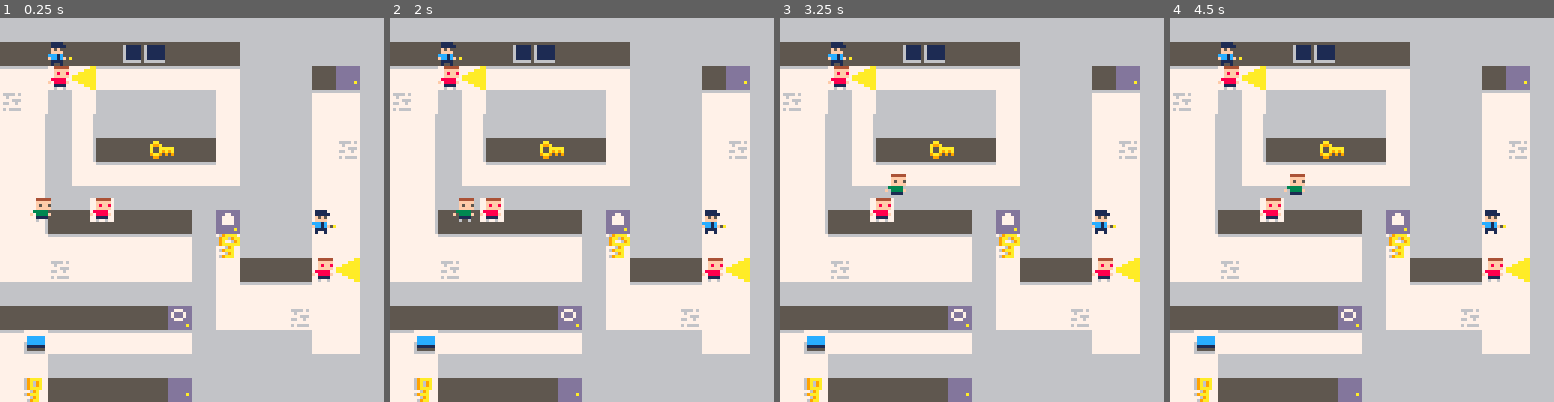
Above: before the commit, frames 1-4 (left to right).
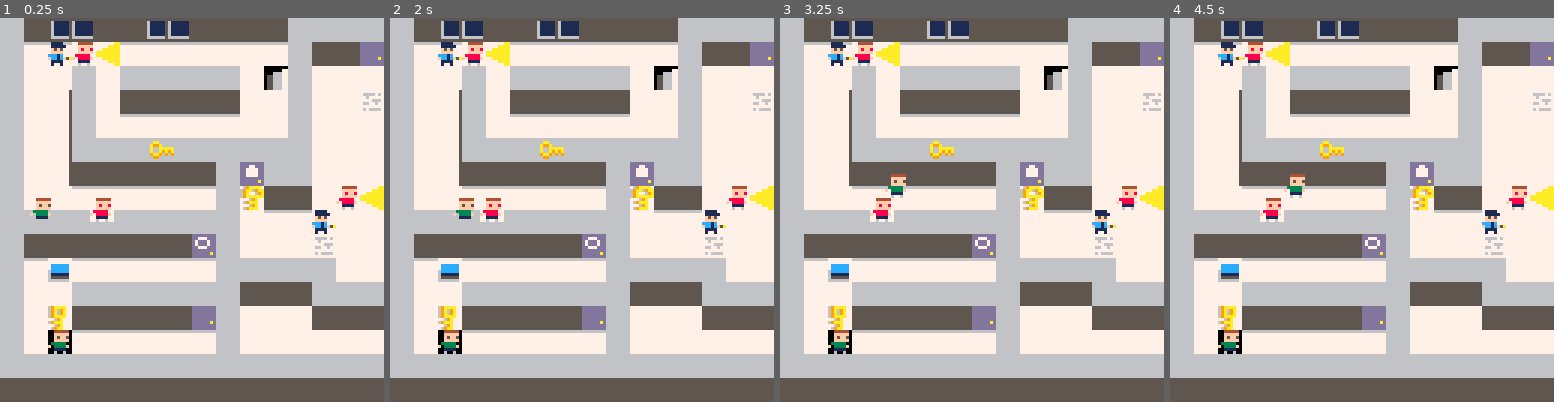
Above: after the commit, the same moments.

Repository: HuskyGameDev/2020f-team7
Game: PICO-8 cartridge shoebox.p8
Two runs of this game, one before a commit and one after it. Both use one fixed random seed, a clock stepped at 60 frames per second and the inputs below.
Inputs:
- Up to frame 1 (0.25 s): no input
- Up to frame 2 (2 s): tap X (X key) at 0.33, 1.07, 1.85 s; tap O (Z key) at 0.7, 1.7 s; hold Right from 1.6 s (still down)
- Up to frame 3 (3.25 s): release Right at 2.1 s; tap O (Z key) at 2.1, 2.5, 2.9 s; hold Up 2.15-2.42 s; hold Right 2.47-3.03 s; tap X (X key) at 2.97 s; hold Left from 3.08 s (still down)
- Up to frame 4 (4.5 s): tap O (Z key) at 3.3, 3.7, 4.1 s; release Left at 3.58 s; hold Down 3.63-3.97 s; hold Right from 4.02 s (still down); tap X (X key) at 4.08 s

The runs differ from the first frame. In frame 1, 64% of the frame differs, in the area x 0-100%, y 0-100%; in frame 2, 64%; in frame 3, 64%; in frame 4, 64%.

Commit message:
Fixed some issues with shadows.

Diff:
--- a/shoebox.p8
+++ b/shoebox.p8
@@ -250,22 +250,22 @@
 00000000000000000000000000000000000000000000000000000000000000000000000000000000ddddddddddd7dddddddddddddddddddddddddddd00000000
 00000000000000000000000000000000000000000000000000000000000000000000000000000000ddddddadddddddadddddddadddddddadddddddad00000000
 00000000000000000000000000000000000000000000000000000000000000000000000000000000dddddddddddddddddddddddddddddddddddddddd00000000
-00000000000000000000000000000000777777766666666655555555555555555555555500000000dddddd00dddddd00dddddd00dddddd00dddddd0000000000
-00000000000000000000000000000000777777766666666655555555561111156111111500000000d7777d00dd7ddd00d777dd00dd77dd00d7777d0000000000
-00000000000000000000000000000000777777766666666655555555561111156111111500000000d7dd7d00d7d7dd007ddd7d00d7777d0077dd770000000000
-00000000000000000000000000000000777777766666666655555555561111156111111500000000d7dd7d007ddd7d007ddd7d00d7777d007dddd70000000000
-00000000000000000000000000000000777777766666666655555555561111156111111500000000d7777d00d7d7dd00d777dd00d7777d007777770000000000
-00000000000000000000000000000000777777766666666655555555561111156111111500000000dddddd00dd7ddd00dddddd00dddddd00dddddd0000000000
-00000000000000000000000000000000777777766666666655555555566666656666666500000000ddddda00ddddda00ddddda00ddddda00ddddda0000000000
-00000000000000000000000000000000777777766666666655555555555555555555555500000000dddddd00dddddd00dddddd00dddddd00dddddd0000000000
+00000000000000000000000000000000777777756666666655555555555555555555555500000000dddddd00dddddd00dddddd00dddddd00dddddd0000000000
+00000000000000000000000000000000777777756666666655555555561111156111111500000000d7777d00dd7ddd00d777dd00dd77dd00d7777d0000000000
+00000000000000000000000000000000777777756666666655555555561111156111111500000000d7dd7d00d7d7dd007ddd7d00d7777d0077dd770000000000
+00000000000000000000000000000000777777756666666655555555561111156111111500000000d7dd7d007ddd7d007ddd7d00d7777d007dddd70000000000
+00000000000000000000000000000000777777756666666655555555561111156111111500000000d7777d00d7d7dd00d777dd00d7777d007777770000000000
+00000000000000000000000000000000777777756666666655555555561111156111111500000000dddddd00dd7ddd00dddddd00dddddd00dddddd0000000000
+00000000000000000000000000000000777777756666666655555555566666656666666500000000ddddda00ddddda00ddddda00ddddda00ddddda0000000000
+00000000000000000000000000000000777777756666666655555555555555555555555500000000dddddd00dddddd00dddddd00dddddd00dddddd0000000000
 00000000000000000000000000000000666666667777777777777777000000000000000000000000dddddddd0000000000000000000000000000000000000000
-00000000000000000000000000000000777777777777777776666767000000000000000000000000dddddddd0000000000000000000000000000000000000000
-00000000000000000000000000000000777777777777777777677777000000000000000000000000dddddddd0000000000000000000000000000000000000000
-00000000000000000000000000000000777777777777777777776667000000000000000000000000dddddddd0000000000000000000000000000000000000000
-00000000000000000000000000000000777777777777777776677677000000000000000000000000dddddddd0000000000000000000000000000000000000000
-00000000000000000000000000000000777777777777777777777777000000000000000000000000ddddddad0000000000000000000000000000000000000000
-00000000000000000000000000000000777777777777777776766667000000000000000000000000dddddddd0000000000000000000000000000000000000000
-00000000000000000000000000000000777777777777777777777777000000000000000000000000dddddddd0000000000000000000000000000000000000000
+00000000000000000000000000000000777777777777777776666767000000770000000000000000dddddddd0000000000000000000000000000000000000000
+00000000000000000000000000000000777777777777777777677777000666770000000000000000dddddddd0000000000000000000000000000000000000000
+00000000000000000000000000000000777777777777777777776667055666770000000000000000dddddddd0000000000000000000000000000000000000000
+00000000000000000000000000000000777777777777777776677677055666770000000000000000dddddddd0000000000000000000000000000000000000000
+00000000000000000000000000000000777777777777777777777777055666770000000000000000ddddddad0000000000000000000000000000000000000000
+00000000000000000000000000000000777777777777777776766667055666770000000000000000dddddddd0000000000000000000000000000000000000000
+00000000000000000000000000000000777777777777777777777777055666770000000000000000dddddddd0000000000000000000000000000000000000000
 00000000aa7777777777777777777777777777aa0000000000000000000000000000000000000000000000000000000000000000000000000000000000000000
 00000000aaaa7777777aa777aaaaaaaa7777aaaa0000000000000000000000000000000000000000000000000000000000000000000000000000000000000000
 00000000aaaaaa7777aaaa777aaaaaa777aaaaaa0000000000000000000000000000000000000000000000000000000000000000000000000000000000000000
@@ -310,23 +310,19 @@
 0000000000000000000000000000000000000000000000000000000000000000000000000000000000000000000000000000000000000000000000000000000002000002000000000000000000000000020200020200000000000202020202000202000000000000000000000000000002020202000000000000000000000000
 0000000000000000000000000000000000000000000000000000000000000000000000000000000000000000000000000000000000000000000000000000000000000000000000000000000000000000000000000000000000000000000000000000000000000000000000000000000000000000000000000000000000000000
 __map__
-6565656565656565656565656565656500006565656565656565656565656565656565000000000000000000000000000000000000000000000000000000000000000000000000000000000000000000000000000000000000000000000000000000000000000000000000000000000000000000000000000000000000000000
-6666666666676866666665656565656500006566666666666768666666656565656565000000000000000000000000000000000000000000000000000000000000000000000000000000000000000000000000000000000000000000000000000000000000000000000000000000000000000000000000000000000000000000
-74741084747474747474656565667a6500006574811074747474818110656565667a65000000000000000000000000000000000000000000000000000000000000000000000000000000000000000000000000000000000000000000000000000000000000000000000000000000000000000000000000000000000000000000
-7675657565656565657565656574746500006576756575656565656575656565747465000000000000000000000000000000000000000000000000000000000000000000000000000000000000000000000000000000000000000000000000000000000000000000000000000000000000000000000000000000000000000000
-7564656465656565657565656575756500006575646564656565656575656565757565000000000000000000000000000000000000000000000000000000000000000000000000000000000000000000000000000000000000000000000000000000000000000000000000000000000000000000000000000000000000000000
-756465646666666666756565657576650000657564656466666666664d656565757665000000000000000000000000000000000000000000000000000000000000000000000000000000000000000000000000000000000000000000000000000000000000000000000000000000000000000000000000000000000000000000
-7564657574747474747565656575756500006575646510848474747475656565757565000000000000000000000000000000000000000000000000000000000000000000000000000000000000000000000000000000000000000000000000000000000000000000000000000000000000000000000000000000000000000000
-7564656565656565656565656575756500006575646565656565656565656565757565000000000000000000000000000000000000000000000000000000000000000000000000000000000000000000000000000000000000000000000000000000000000000000000000000000000000000000000000000000000000000000
-7564666666666666655d6565657575650000657564666666666666655e656565757565000000000000000000000000000000000000000000000000000000000000000000000000000000000000000000000000000000000000000000000000000000000000000000000000000000000000000000000000000000000000000000
-7575747474747474654e6565657575650000654c757481107474746575656565757565000000000000000000000000000000000000000000000000000000000000000000000000000000000000000000000000000000000000000000000000000000000000000000000000000000000000000000000000000000000000000000
-7575767575757575657566666610846500006575757681107575756575666666107565000000000000000000000000000000000000000000000000000000000000000000000000000000000000000000000000000000000000000000000000000000000000000000000000000000000000000000000000000000000000000000
-6565656565656565657574747475756500006565656565656565656575747474827565000000000000000000000000000000000000000000000000000000000000000000000000000000000000000000000000000000000000000000000000000000000000000000000000000000000000000000000000000000000000000000
-666666666666665c6575757576757565000065666666666666665b6575757576757565000000000000000000000000000000000000000000000000000000000000000000000000000000000000000000000000000000000000000000000000000000000000000000000000000000000000000000000000000000000000000000
-7448747474747474656565656575756500006574747474747474746565656565757565000000000000000000000000000000000000000000000000000000000000000000000000000000000000000000000000000000000000000000000000000000000000000000000000000000000000000000000000000000000000000000
-7575656565656565656565656565656500006575756565656565656565656565656565000000000000000000000000000000000000000000000000000000000000000000000000000000000000000000000000000000000000000000000000000000000000000000000000000000000000000000000000000000000000000000
-754a66666666667a6565656565656565000065757566666666665a6565656565656565000000000000000000000000000000000000000000000000000000000000000000000000000000000000000000000000000000000000000000000000000000000000000000000000000000000000000000000000000000000000000000
-75017474747474746565656565656565000065750174748110744b6565656565656565000000000000000000000000000000000000000000000000000000000000000000000000000000000000000000000000000000000000000000000000000000000000000000000000000000000000000000000000000000000000000000
-7675757575757575656565656565656500006576757575811075756565656565656565000000000000000000000000000000000000000000000000000000000000000000000000000000000000000000000000000000000000000000000000000000000000000000000000000000000000000000000000000000000000000000
-6565656565656565656565656565656500006565656565656565656565656565656565000000000000000000000000000000000000000000000000000000000000000000000000000000000000000000000000000000000000000000000000000000000000000000000000000000000000000000000000000000000000000000
-6666666666666666666666666666666600006666666666666666666666666666666666000000000000000000000000000000000000000000000000000000000000000000000000000000000000000000000000000000000000000000000000000000000000000000000000000000000000000000000000000000000000000000
+6566676866666768666666666565656565000065666768666667686666666665656565650000000000000000000000000000000000000000000000000000000000000000000000000000000000000000000000000000000000000000000000000000000000000000000000000000000000000000000000000000000000000000
+6574741084747474747474746566667a6500006574811074747474818110746566667a650000000000000000000000000000000000000000000000000000000000000000000000000000000000000000000000000000000000000000000000000000000000000000000000000000000000000000000000000000000000000000
+6575756575656565656575776575757565000065757565756565656565757765757575650000000000000000000000000000000000000000000000000000000000000000000000000000000000000000000000000000000000000000000000000000000000000000000000000000000000000000000000000000000000000000
+65756465756666666666757565757576650000657564657566666666664d7565757576650000000000000000000000000000000000000000000000000000000000000000000000000000000000000000000000000000000000000000000000000000000000000000000000000000000000000000000000000000000000000000
+6575646575747474747475756575757565000065756465108484747474757565757575650000000000000000000000000000000000000000000000000000000000000000000000000000000000000000000000000000000000000000000000000000000000000000000000000000000000000000000000000000000000000000
+6575646565656565656565656575757565000065756465656565656565656565757575650000000000000000000000000000000000000000000000000000000000000000000000000000000000000000000000000000000000000000000000000000000000000000000000000000000000000000000000000000000000000000
+657564666666666666655d6565757575650000657564666666666666655e6565757575650000000000000000000000000000000000000000000000000000000000000000000000000000000000000000000000000000000000000000000000000000000000000000000000000000000000000000000000000000000000000000
+657575747474747474654e6666751084650000654c7574811074747465756666751075650000000000000000000000000000000000000000000000000000000000000000000000000000000000000000000000000000000000000000000000000000000000000000000000000000000000000000000000000000000000000000
+6565656565656565656575747475757565000065656565656565656565757474758275650000000000000000000000000000000000000000000000000000000000000000000000000000000000000000000000000000000000000000000000000000000000000000000000000000000000000000000000000000000000000000
+65666666666666665c6575757576757565000065666666666666665b65757575767575650000000000000000000000000000000000000000000000000000000000000000000000000000000000000000000000000000000000000000000000000000000000000000000000000000000000000000000000000000000000000000
+6574487474747474746565656565757565000065747474747474747465656565657575650000000000000000000000000000000000000000000000000000000000000000000000000000000000000000000000000000000000000000000000000000000000000000000000000000000000000000000000000000000000000000
+6575756565656565656566666665656565000065757565656565656565666666656565650000000000000000000000000000000000000000000000000000000000000000000000000000000000000000000000000000000000000000000000000000000000000000000000000000000000000000000000000000000000000000
+65754a66666666667a6575757566666665000065757566666666665a65757575666666650000000000000000000000000000000000000000000000000000000000000000000000000000000000000000000000000000000000000000000000000000000000000000000000000000000000000000000000000000000000000000
+6575017474747474746575757575757565000065750174748110744b65757575757575650000000000000000000000000000000000000000000000000000000000000000000000000000000000000000000000000000000000000000000000000000000000000000000000000000000000000000000000000000000000000000
+6565656565656565656565656565656565000065656565656565656565656565656565650000000000000000000000000000000000000000000000000000000000000000000000000000000000000000000000000000000000000000000000000000000000000000000000000000000000000000000000000000000000000000
+6666666666666666666666666666666666000066666666666666666666666666666666660000000000000000000000000000000000000000000000000000000000000000000000000000000000000000000000000000000000000000000000000000000000000000000000000000000000000000000000000000000000000000
